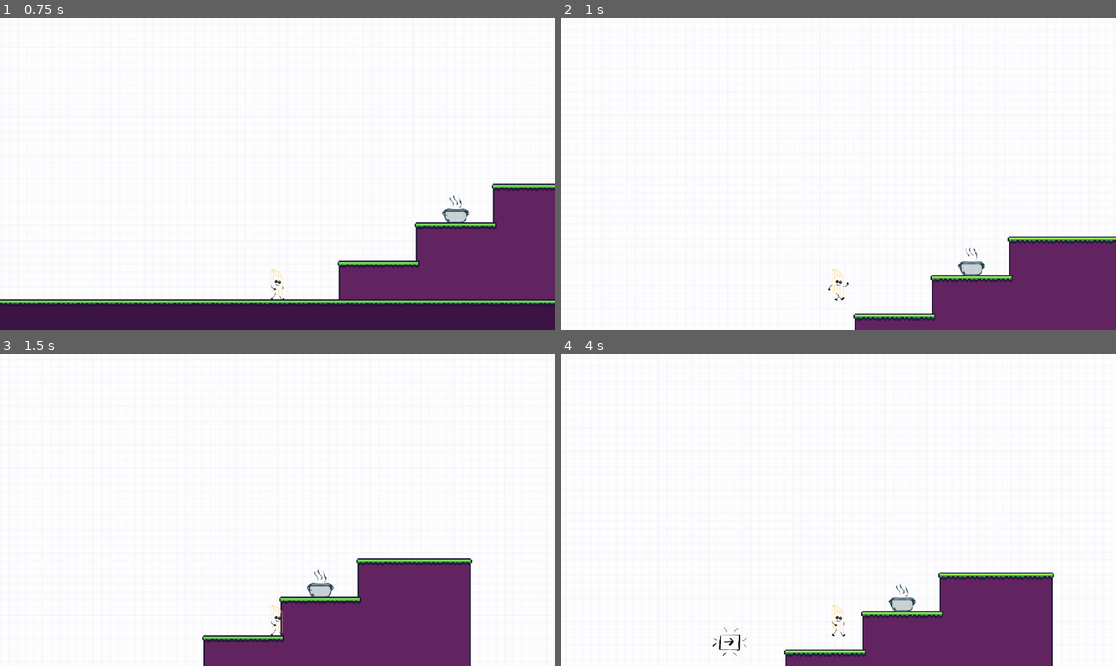
Above: before the commit, frames 1-4 (two rows, left to right).
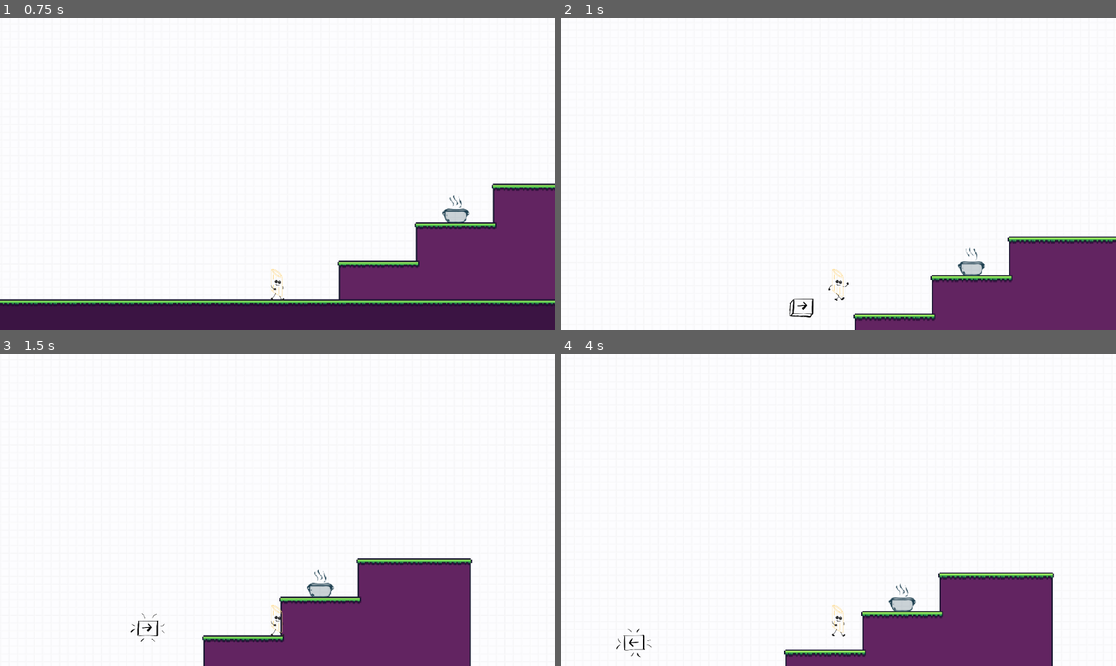
Above: after the commit, the same moments.

Repository: johannaeklundh/penneforyourlife
Game: Godot game, scene res://Assets/Scenes/Areas/area_1.tscn
Two runs of this game, one before a commit and one after it. Both use one fixed random seed, a clock stepped at 60 frames per second and the inputs below.
Inputs:
- Up to frame 1 (0.75 s): tap Enter at 0.5 s; hold Right (move_right) from 0.53 s (still down)
- Up to frame 2 (1 s): keep holding Right (move_right); tap Space (jump) at 0.77 s
- Up to frame 3 (1.5 s): keep holding Right (move_right)
- Up to frame 4 (4 s): tap Space (jump) at 1.52, 3.02, 3.77 s; release Right (move_right) at 2.03 s; hold Left (move_left) 2.03-2.78 s; hold Right (move_right) from 2.78 s (still down)

Frame 1 is identical in both runs. In frame 2, 0.1% of the frame differs, in the area x 41-46%, y 89-96%; in frame 3, 0.1%; in frame 4, 0.2%, in the area x 9-34%, y 87-98%.

Commit message:
Added backward and spacebutton
for the tutorial

Diff:
--- a/Assets/Scenes/Areas/area_1.gd
+++ b/Assets/Scenes/Areas/area_1.gd
@@ -1,4 +1,38 @@
 extends Node2D
+
+@onready var forward_button = $forwardButton
+@onready var backward_button = $backwardButton
+@onready var space_button = $spaceButton
+
+func _ready():
+	# Connect signals
+	forward_button.prompt_finished.connect(_on_forward_done)
+	backward_button.prompt_finished.connect(_on_backward_done)
+	space_button.prompt_finished.connect(_on_space_done)
+
+	# If tutorial is already done, skip
+	if GameState.tutorial_finished:
+		forward_button.hide()
+		backward_button.hide()
+		space_button.hide()
+	else:
+		# Start hidden
+		forward_button.hide()
+		backward_button.hide()
+		space_button.hide()
+
+		# First prompt
+		forward_button.show_prompt()
+
+func _on_forward_done():
+	backward_button.show_prompt()
+
+func _on_backward_done():
+	space_button.show_prompt()
+
+func _on_space_done():
+	GameState.tutorial_finished = true
+	print("✅ Tutorial finished!")
 
 func _on_area_2d_body_entered(body: Node2D) -> void:
 	if body.name == "Player":
--- a/Assets/Scenes/Areas/area_1.tscn
+++ b/Assets/Scenes/Areas/area_1.tscn
@@ -1,12 +1,14 @@
-[gd_scene load_steps=19 format=3 uid="uid://1h24hba514qq"]
+[gd_scene load_steps=27 format=3 uid="uid://1h24hba514qq"]
 
 [ext_resource type="Script" uid="uid://drvp2h6p6ennw" path="res://Assets/Scenes/Areas/area_1.gd" id="1_7fk0h"]
 [ext_resource type="Texture2D" uid="uid://dwxn2gld8tg61" path="res://Assets/Sprites/tiles_1.png" id="1_uidp5"]
 [ext_resource type="PackedScene" uid="uid://br4bmuwc5rwhj" path="res://Assets/Scenes/player.tscn" id="2_3uyhe"]
 [ext_resource type="PackedScene" uid="uid://cit4kytxcbs6u" path="res://Assets/Scenes/background.tscn" id="3_8wi1m"]
 [ext_resource type="Texture2D" uid="uid://c374lurfl1ew0" path="res://Assets/Sprites/boilingPot.png" id="5_nlyig"]
+[ext_resource type="Script" uid="uid://coojivlj7ytxw" path="res://Assets/Scripts/tutorial_button.gd" id="6_f20k6"]
 [ext_resource type="Texture2D" uid="uid://ch7ajoyfxrh25" path="res://Assets/Sprites/forwardButton.png" id="6_msn23"]
-[ext_resource type="Script" uid="uid://dloeexe4lskxi" path="res://Assets/Scenes/Areas/forward_button.gd" id="7_f20k6"]
+[ext_resource type="Texture2D" uid="uid://ctijk4drnxtua" path="res://Assets/Sprites/backwardButton.png" id="8_f20k6"]
+[ext_resource type="Texture2D" uid="uid://cj527o0asfxi1" path="res://Assets/Sprites/spaceButton.png" id="9_0ufq0"]
 
 [sub_resource type="TileSetAtlasSource" id="TileSetAtlasSource_3uyhe"]
 texture = ExtResource("1_uidp5")
@@ -387,6 +389,50 @@
 "speed": 5.0
 }]
 
+[sub_resource type="AtlasTexture" id="AtlasTexture_7lgy5"]
+atlas = ExtResource("8_f20k6")
+region = Rect2(0, 0, 150, 125)
+
+[sub_resource type="AtlasTexture" id="AtlasTexture_pnluw"]
+atlas = ExtResource("8_f20k6")
+region = Rect2(150, 0, 150, 125)
+
+[sub_resource type="SpriteFrames" id="SpriteFrames_6rwvx"]
+animations = [{
+"frames": [{
+"duration": 3.0,
+"texture": SubResource("AtlasTexture_7lgy5")
+}, {
+"duration": 1.0,
+"texture": SubResource("AtlasTexture_pnluw")
+}],
+"loop": true,
+"name": &"blink",
+"speed": 5.0
+}]
+
+[sub_resource type="AtlasTexture" id="AtlasTexture_6rwvx"]
+atlas = ExtResource("9_0ufq0")
+region = Rect2(0, 0, 249, 125)
+
+[sub_resource type="AtlasTexture" id="AtlasTexture_xl8b6"]
+atlas = ExtResource("9_0ufq0")
+region = Rect2(249, 0, 249, 125)
+
+[sub_resource type="SpriteFrames" id="SpriteFrames_ys1tx"]
+animations = [{
+"frames": [{
+"duration": 3.0,
+"texture": SubResource("AtlasTexture_6rwvx")
+}, {
+"duration": 1.0,
+"texture": SubResource("AtlasTexture_xl8b6")
+}],
+"loop": true,
+"name": &"blink",
+"speed": 5.0
+}]
+
 [node name="Area1" type="Node2D"]
 script = ExtResource("1_7fk0h")
 
@@ -431,13 +477,35 @@
 
 [node name="forwardButton" type="Area2D" parent="."]
 scale = Vector2(0.2, 0.2)
+script = ExtResource("6_f20k6")
 
 [node name="AnimatedSprite2D" type="AnimatedSprite2D" parent="forwardButton"]
 position = Vector2(175, -190)
 sprite_frames = SubResource("SpriteFrames_7lgy5")
 animation = &"blink"
 autoplay = "blink"
-script = ExtResource("7_f20k6")
-delay_before_show = null
+
+[node name="backwardButton" type="Area2D" parent="."]
+scale = Vector2(0.2, 0.2)
+script = ExtResource("6_f20k6")
+action_name = "ui_left"
+
+[node name="AnimatedSprite2D" type="AnimatedSprite2D" parent="backwardButton"]
+position = Vector2(-225, -185)
+sprite_frames = SubResource("SpriteFrames_6rwvx")
+animation = &"blink"
+autoplay = "blink"
+
+[node name="spaceButton" type="Area2D" parent="."]
+scale = Vector2(0.2, 0.2)
+script = ExtResource("6_f20k6")
+action_name = "ui_accept"
+
+[node name="AnimatedSprite2D" type="AnimatedSprite2D" parent="spaceButton"]
+position = Vector2(-10, -280)
+sprite_frames = SubResource("SpriteFrames_ys1tx")
+animation = &"blink"
+autoplay = "blink"
+frame_progress = 0.904331
 
 [connection signal="body_entered" from="BoilingPot/Area2D" to="." method="_on_area_2d_body_entered"]
--- a/Assets/Scripts/GameState.gd
+++ b/Assets/Scripts/GameState.gd
@@ -1,3 +1,4 @@
 extends Node
 
 var start_prompt_shown := false
+var tutorial_finished := false
--- /dev/null
+++ b/Assets/Scripts/tutorial_button.gd
@@ -0,0 +1,23 @@
+extends Area2D
+
+@export var action_name := "ui_right"   # input that clears this prompt
+signal prompt_finished
+
+@onready var anim_sprite: AnimatedSprite2D = $AnimatedSprite2D
+
+@export var delay_before_show := 1.0 # seconds to wait before showing
+
+func _ready():
+	hide()  # hide the whole Area2D (and thus the sprite)
+
+func show_prompt():
+	await get_tree().create_timer(delay_before_show).timeout
+
+	show()
+	anim_sprite.play("blink")
+
+func _unhandled_input(event):
+	if visible and event.is_action_pressed(action_name):
+		hide()
+		anim_sprite.stop()
+		prompt_finished.emit()
--- a/Assets/Scenes/Areas/forward_button.gd
+++ b/Assets/forward_button.gd
@@ -8,7 +8,7 @@
 		# Show after delay
 		await get_tree().create_timer(delay_before_show).timeout
 		show()
-		play("blink")  # start the blinking animation
+		play("forwardButton")  # start the blinking animation
 	else:
 		hide()
 
--- a/project.godot
+++ b/project.godot
@@ -51,6 +51,10 @@
 "events": [Object(InputEventKey,"resource_local_to_scene":false,"resource_name":"","device":-1,"window_id":0,"alt_press …(195 unchanged characters)…
 ]
 }
+"ss "={
+"deadzone": 0.2,
+"events": []
+}
 
 [rendering]
 
Not shown, added: Assets/Scripts/tutorial_button.gd.uid
Binary file added: Assets/Sprites/backwardButton.png
Not shown, added: Assets/Sprites/backwardButton.png.import
Binary file added: Assets/Sprites/spaceButton.png
Not shown, added: Assets/Sprites/spaceButton.png.import
Renamed: Assets/Scenes/Areas/forward_button.gd.uid -> Assets/forward_button.gd.uid
